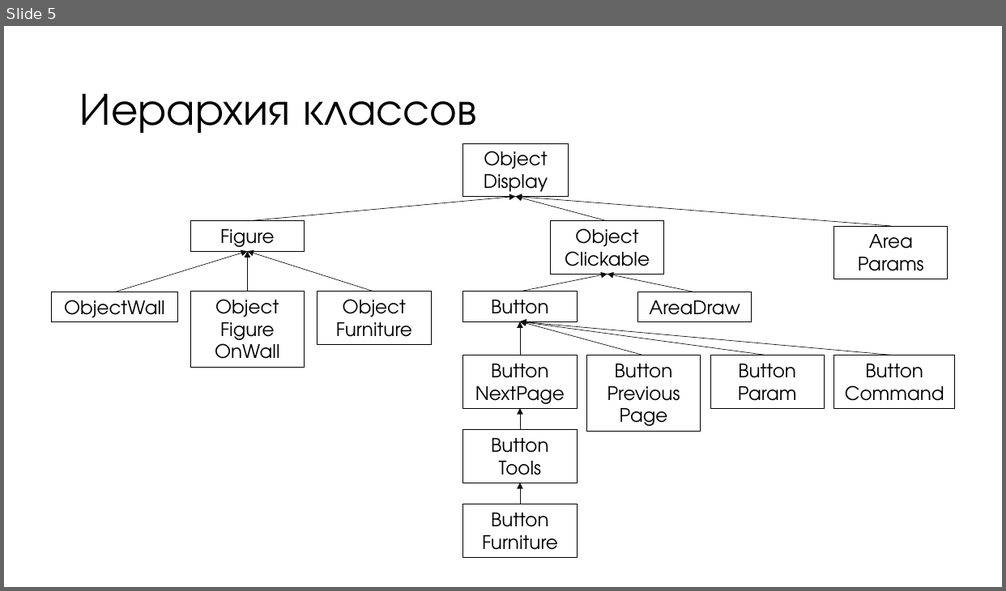
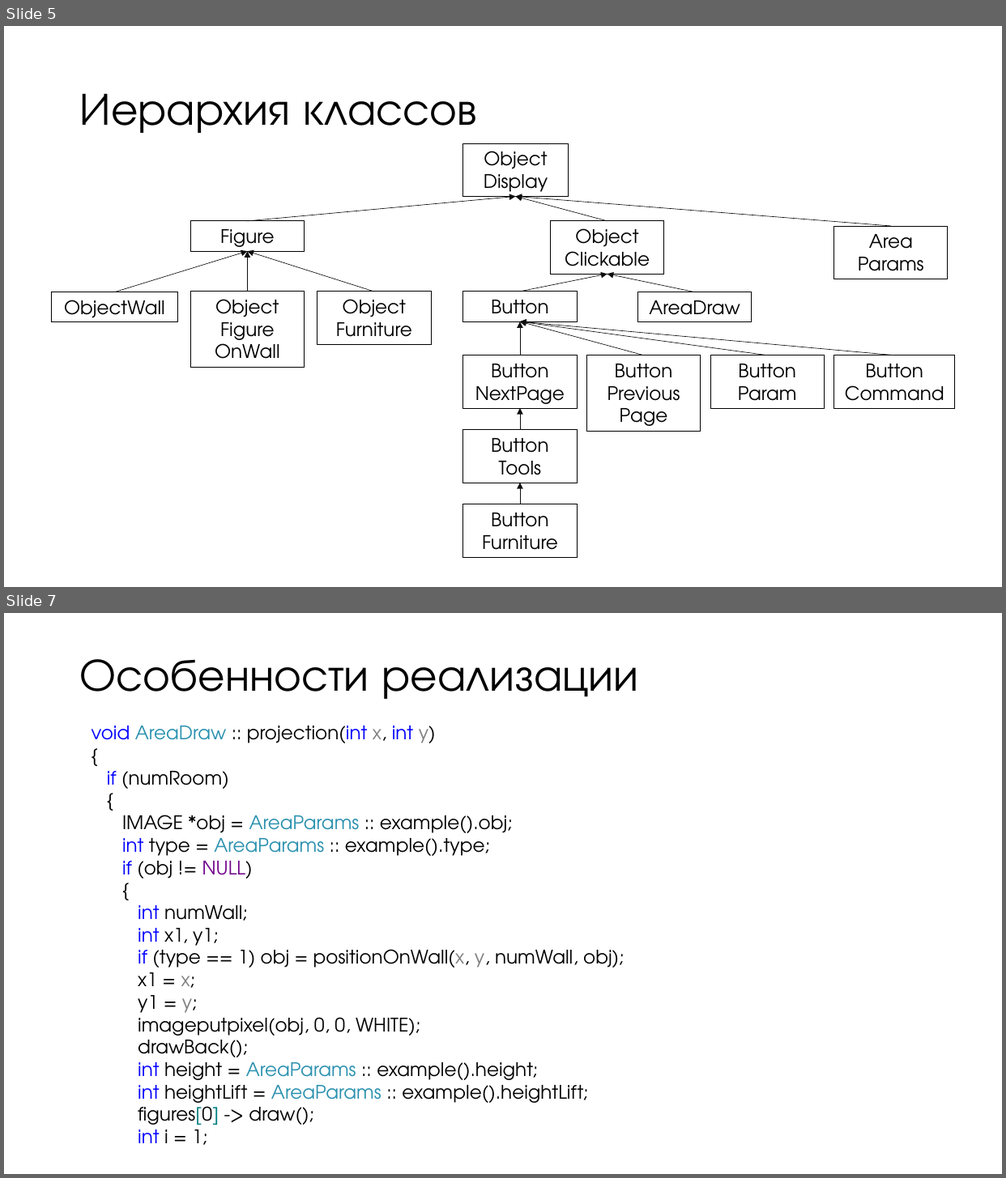
Before and after one commit to vladaderina/The-program-for-furniture-placement, a slide deck: Программа для размещения мебели.pptx. Shown one above the other, each under a label of ours: slide 5 before the commit, slides 5 and 7 after it; the slides between them are not shown. The pictures are 1006x591 and 1006x1178 pixels, drawn with LibreOffice and Linux fonts; fonts in the diff are those of the drawing. Boxes give left, top, right and bottom in pixels: in the first picture for what was removed or moved away, otherwise in the second. Text is boxed around its words. In the diff, an @@ line names an element or a change of style, - is before the commit and + after.

```diff
--- a/Программа для размещения мебели.pptx
+++ b/Программа для размещения мебели.pptx
@@ slide 7 added at (4,613,1002,1174), background #FFFFFF @@
@@ text added at (80,659,638,699), 44 pt, text #000000 @@
+Особенности реализации
@@ text added at (91,726,624,1145), 18 pt, text #000000 @@
+void AreaDraw :: projection(int x, int y)
+{
+if (numRoom)
+{
+IMAGE *obj = AreaParams :: example().obj;
+int type = AreaParams :: example().type;
+if (obj != NULL)
+{
+int numWall;
+int x1, y1;
+if (type == 1) obj = positionOnWall(x, y, numWall, obj);
+x1 = x;
+y1 = y;
+imageputpixel(obj, 0, 0, WHITE);
+drawBack();
+int height = AreaParams :: example().height;
+int heightLift = AreaParams :: example().heightLift;
+figures[0] -> draw();
+int i = 1;
```
Also in this commit, not shown: 1 slide changed, 6 other slides added.
